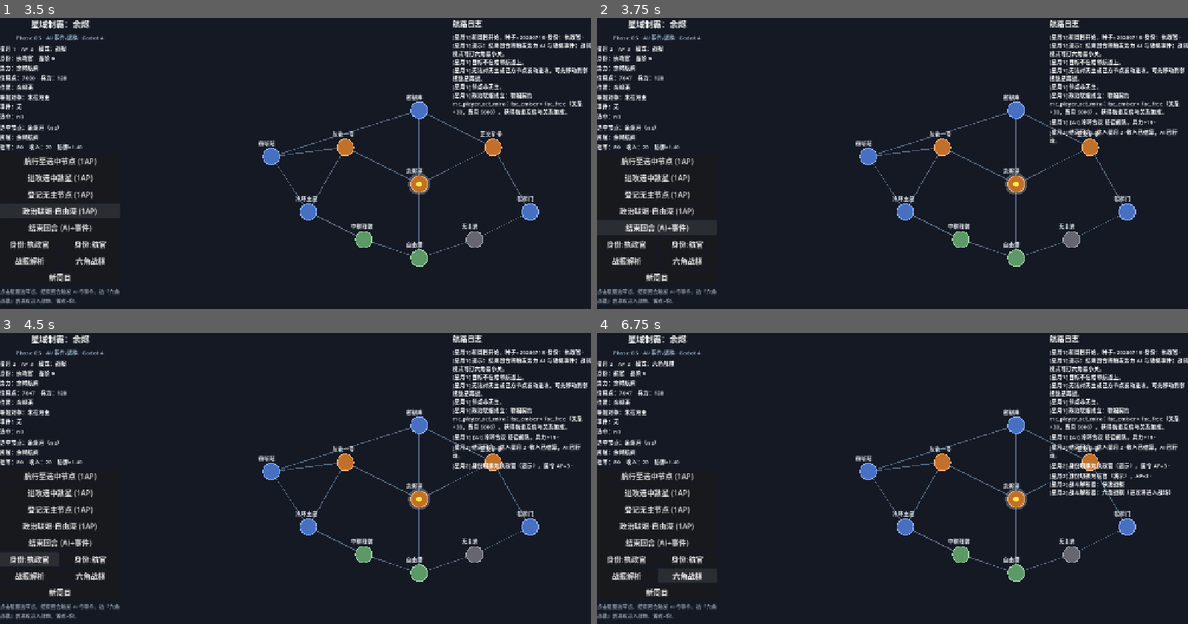
Above: before the commit, frames 1-4 (two rows, left to right).
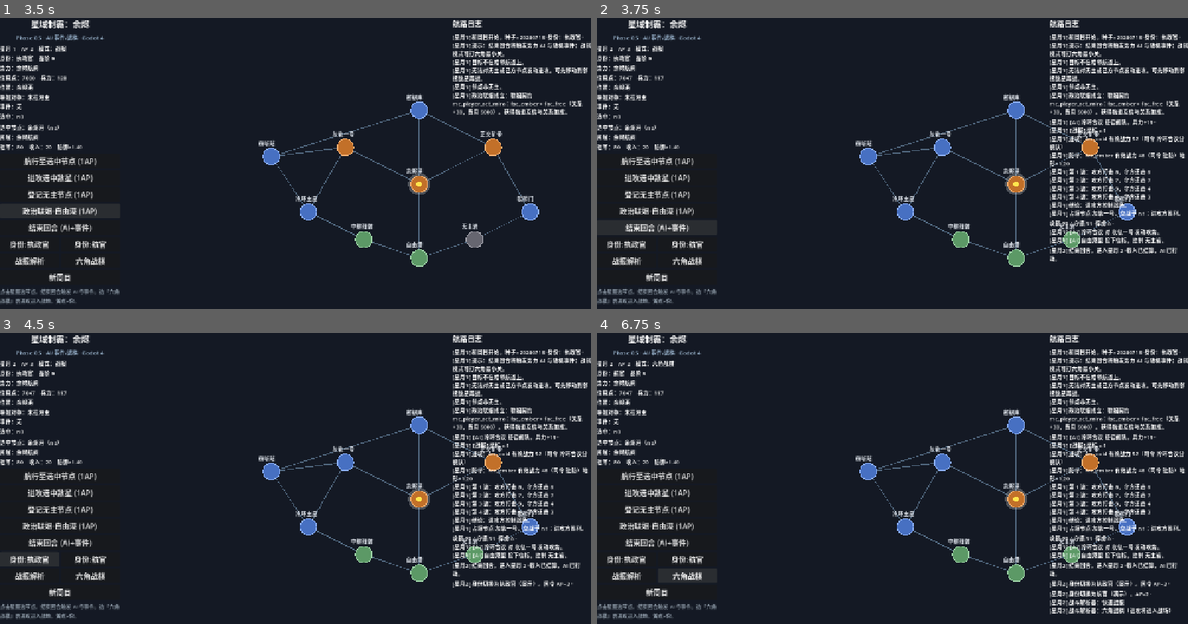
Above: after the commit, the same moments.

Repository: itoulee/ember-hegemony
Game: Godot game, scene res://scenes/main.tscn
Two runs of this game, one before a commit and one after it. Both use one fixed random seed, a clock stepped at 60 frames per second and the inputs below.
Inputs:
- Up to frame 1 (3.5 s): click "航行至选中节点 (1AP)" at 0.5 s; click "进攻选中敌星 (1AP)" at 1.25 s; click "登记无主节点 (1AP)" at 2 s; click "政治联姻·自由港 (1AP)" at 2.75 s
- Up to frame 2 (3.75 s): click "结束回合 (AI+事件)" at 3.5 s
- Up to frame 3 (4.5 s): click "身份:执政官" at 4.25 s
- Up to frame 4 (6.75 s): click "身份:航官" at 5 s; click "战报解析" at 5.75 s; click "六角战棋" at 6.5 s

Frame 1 is identical in both runs. In frame 2, 3.5% of the frame differs, in the area x 10-100%, y 19-84%; in frame 3, 4.0%; in frame 4, 5.2%, in the area x 10-100%, y 19-97%.
Error before the commit: Parse Error: The member "RESOLVER_ID" already exists in parent class BattleResolver. (res://military/hex/hex_tactics_battle_resolver.gd:6)

Commit message:
Fix GDScript RESOLVER_ID override for Web export

Diff:
--- a/game/military/battle_resolver.gd
+++ b/game/military/battle_resolver.gd
@@ -2,7 +2,9 @@
 extends RefCounted
 ## 战斗解析接口基类（GDScript 无 interface，用约定 + 虚方法）
 
-const RESOLVER_ID := "base"
+
+func resolver_id() -> String:
+	return "base"
 
 
 func resolve(_context: BattleContext, _rng: RngService) -> BattleResult:
--- a/game/military/hex/hex_tactics_battle_resolver.gd
+++ b/game/military/hex/hex_tactics_battle_resolver.gd
@@ -3,7 +3,9 @@
 ## 同步战棋解析：双方 AI 自动打完（供无 UI / 测试）
 ## 玩家交互战棋走 scenes/hex_battle.tscn + HexBattleBoard
 
-const RESOLVER_ID := "hex_tactics_auto"
+
+func resolver_id() -> String:
+	return "hex_tactics_auto"
 
 
 func resolve(context: BattleContext, rng: RngService) -> BattleResult:
@@ -20,10 +22,10 @@
 	if board.result == null:
 		var report := ReportBattleResolver.new()
 		var r := report.resolve(context, rng)
-		r.resolver_id = RESOLVER_ID
+		r.resolver_id = resolver_id()
 		r.log_lines.insert(0, "【战棋自动】超时，回退战报")
 		return r
-	board.result.resolver_id = RESOLVER_ID
+	board.result.resolver_id = resolver_id()
 	return board.result
 
 
--- a/game/military/report_battle_resolver.gd
+++ b/game/military/report_battle_resolver.gd
@@ -2,12 +2,14 @@
 extends BattleResolver
 ## v1 快速战报解析器
 
-const RESOLVER_ID := "report"
+
+func resolver_id() -> String:
+	return "report"
 
 
 func resolve(context: BattleContext, rng: RngService) -> BattleResult:
 	var result := BattleResult.new()
-	result.resolver_id = RESOLVER_ID
+	result.resolver_id = resolver_id()
 	result.location_node_id = context.location_node_id
 	result.attacker_faction_id = context.attacker_faction_id
 	result.defender_faction_id = context.defender_faction_id
Not shown, changed: .github/workflows/deploy-web.yml
